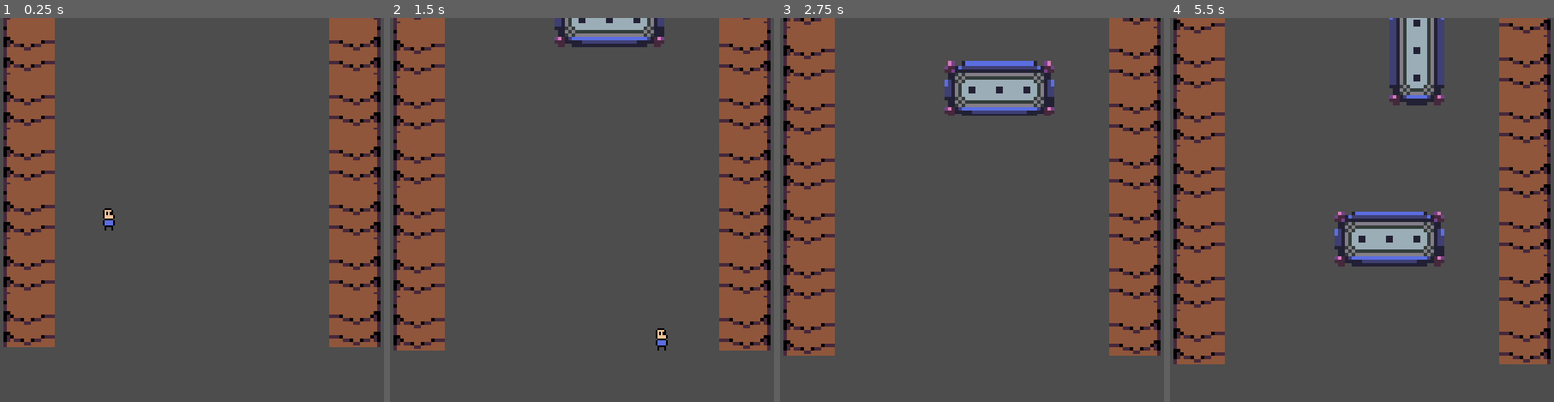
Above: before the commit, frames 1-4 (left to right).
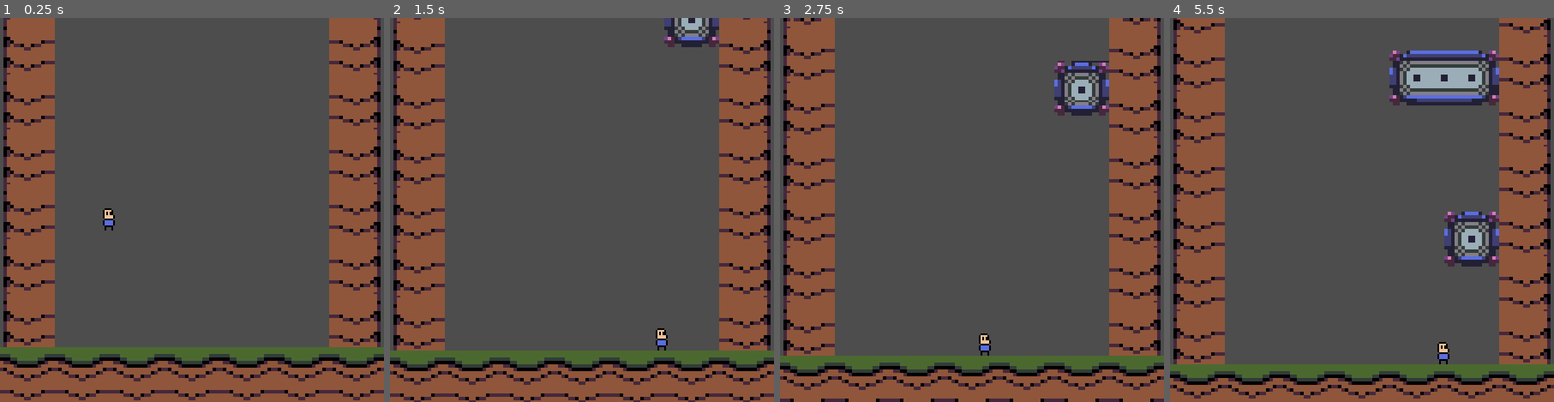
Above: after the commit, the same moments.

Repository: alfredmakes/LD54-Limited-Space
Game: Godot game, scene res://scenes/main.tscn
Same seed, same stepped clock (60 frames per second), same inputs: the game is played once before the commit and once after it.
Inputs:
- Up to frame 1 (0.25 s): no input
- Up to frame 2 (1.5 s): tap Enter (ui_accept) at 0.5, 0.77 s; hold Right (ui_right) from 0.53 s (still down)
- Up to frame 3 (2.75 s): tap Enter (ui_accept) at 1.52 s; release Right (ui_right) at 2.03 s; hold Left (ui_left) from 2.03 s (still down)
- Up to frame 4 (5.5 s): release Left (ui_left) at 2.78 s; hold Right (ui_right) 2.78-4.28 s; tap Enter (ui_accept) at 3.02, 3.77, 4.52 s; hold Left (ui_left) 4.28-5.03 s; hold Right (ui_right) from 5.03 s (still down)

The runs differ from the first frame. In frame 1, 14% of the frame differs, in the area x 0-100%, y 85-100%; in frame 2, 17%; in frame 3, 18%; in frame 4, 20%, in the area x 0-100%, y 0-100%.

Commit message:
Cleaner main scene

Diff:
--- a/scenes/main.tscn
+++ b/scenes/main.tscn
@@ -1,11 +1,18 @@
-[gd_scene load_steps=8 format=3 uid="uid://ctvnjs3rdwk4e"]
+[gd_scene load_steps=11 format=3 uid="uid://ctvnjs3rdwk4e"]
 
 [ext_resource type="PackedScene" uid="uid://b2s17wdt5ht62" path="res://scenes/player/Player.tscn" id="1_af37u"]
 [ext_resource type="Script" path="res://scenes/main.gd" id="1_i6gor"]
 [ext_resource type="PackedScene" uid="uid://b74cnciidhwos" path="res://scenes/obstacles/Block.tscn" id="2_lykuy"]
+[ext_resource type="Texture2D" uid="uid://c4kgoqmclx0v8" path="res://assets/sprites/LD54 Spritesheet.png" id="4_gj4sy"]
 [ext_resource type="PackedScene" uid="uid://cew4tjtwll0km" path="res://scenes/obstacles/Block_2x1.tscn" id="4_whokw"]
 [ext_resource type="PackedScene" uid="uid://b2tyx1sikxarg" path="res://scenes/obstacles/Block_1x2.tscn" id="5_d7haw"]
 [ext_resource type="PackedScene" uid="uid://dccy8muv5iico" path="res://scenes/terrain/terrain.tscn" id="5_go5t6"]
+
+[sub_resource type="RectangleShape2D" id="RectangleShape2D_ytum5"]
+size = Vector2(31, 234)
+
+[sub_resource type="RectangleShape2D" id="RectangleShape2D_q3jkb"]
+size = Vector2(31, 234)
 
 [sub_resource type="RectangleShape2D" id="RectangleShape2D_u2yqn"]
 size = Vector2(160, 32)
@@ -13,14 +20,30 @@
 [node name="Main" type="Node2D"]
 script = ExtResource("1_i6gor")
 terrain_scene = ExtResource("5_go5t6")
-block_scenes = Array[PackedScene]([ExtResource("2_lykuy"), ExtResource("4_whokw"), ExtResource("5_d7haw")])
+block_scenes = Array[PackedScene]([ExtResource("2_lykuy"), ExtResource("4_whokw"), ExtResource("5_d7haw"), ExtResource("2_lykuy")])
 spawn_locations = Array[Vector2]([Vector2(32, 0), Vector2(64, 0), Vector2(96, 0), Vector2(128, 0), Vector2(160, 0)])
 camera_move_time = 0.5
+
+[node name="Player" parent="." instance=ExtResource("1_af37u")]
+position = Vector2(64, 91)
 
 [node name="GamePosition" type="Node2D" parent="."]
 
 [node name="Camera2D" type="Camera2D" parent="GamePosition"]
 position = Vector2(112, 112)
+
+[node name="LeftWall" type="AnimatableBody2D" parent="GamePosition"]
+
+[node name="CollisionShape2D" type="CollisionShape2D" parent="GamePosition/LeftWall"]
+position = Vector2(15.5, 107)
+shape = SubResource("RectangleShape2D_ytum5")
+
+[node name="AnimatableBody2D" type="AnimatableBody2D" parent="GamePosition"]
+position = Vector2(192, 0)
+
+[node name="CollisionShape2D" type="CollisionShape2D" parent="GamePosition/AnimatableBody2D"]
+position = Vector2(16.5, 107)
+shape = SubResource("RectangleShape2D_q3jkb")
 
 [node name="BlockSpawnTimer" type="Timer" parent="."]
 autostart = true
@@ -31,8 +54,46 @@
 [node name="CollisionShape2D" type="CollisionShape2D" parent="Floor"]
 shape = SubResource("RectangleShape2D_u2yqn")
 
-[node name="Player" parent="." instance=ExtResource("1_af37u")]
-position = Vector2(64, 91)
+[node name="Sprite2D" type="Sprite2D" parent="Floor"]
+position = Vector2(-64, 0)
+texture = ExtResource("4_gj4sy")
+region_enabled = true
+region_rect = Rect2(32, 0, 32, 32)
+
+[node name="Sprite2D7" type="Sprite2D" parent="Floor"]
+position = Vector2(-96, 0)
+texture = ExtResource("4_gj4sy")
+region_enabled = true
+region_rect = Rect2(32, 0, 32, 32)
+
+[node name="Sprite2D2" type="Sprite2D" parent="Floor"]
+position = Vector2(-32, 0)
+texture = ExtResource("4_gj4sy")
+region_enabled = true
+region_rect = Rect2(32, 0, 32, 32)
+
+[node name="Sprite2D3" type="Sprite2D" parent="Floor"]
+texture = ExtResource("4_gj4sy")
+region_enabled = true
+region_rect = Rect2(32, 0, 32, 32)
+
+[node name="Sprite2D4" type="Sprite2D" parent="Floor"]
+position = Vector2(32, 0)
+texture = ExtResource("4_gj4sy")
+region_enabled = true
+region_rect = Rect2(32, 0, 32, 32)
+
+[node name="Sprite2D5" type="Sprite2D" parent="Floor"]
+position = Vector2(64, 0)
+texture = ExtResource("4_gj4sy")
+region_enabled = true
+region_rect = Rect2(32, 0, 32, 32)
+
+[node name="Sprite2D6" type="Sprite2D" parent="Floor"]
+position = Vector2(96, 0)
+texture = ExtResource("4_gj4sy")
+region_enabled = true
+region_rect = Rect2(32, 0, 32, 32)
 
 [node name="Terrains" type="Node" parent="."]
 
